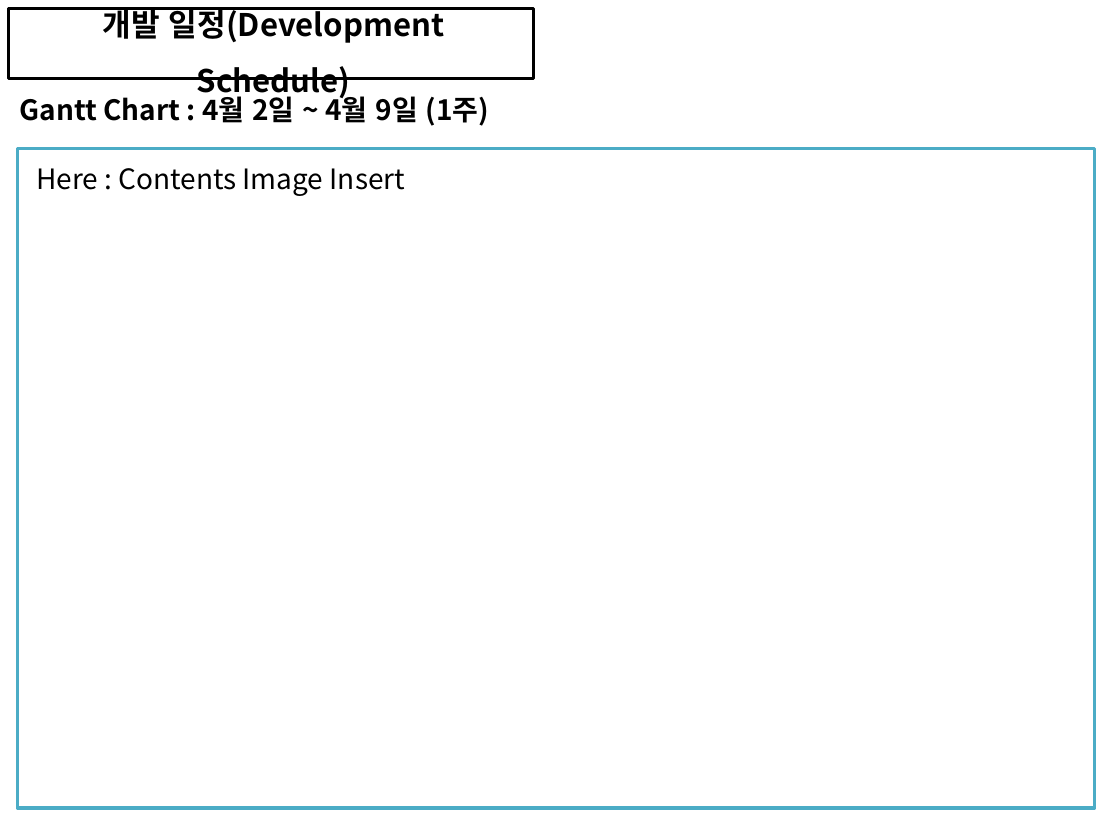
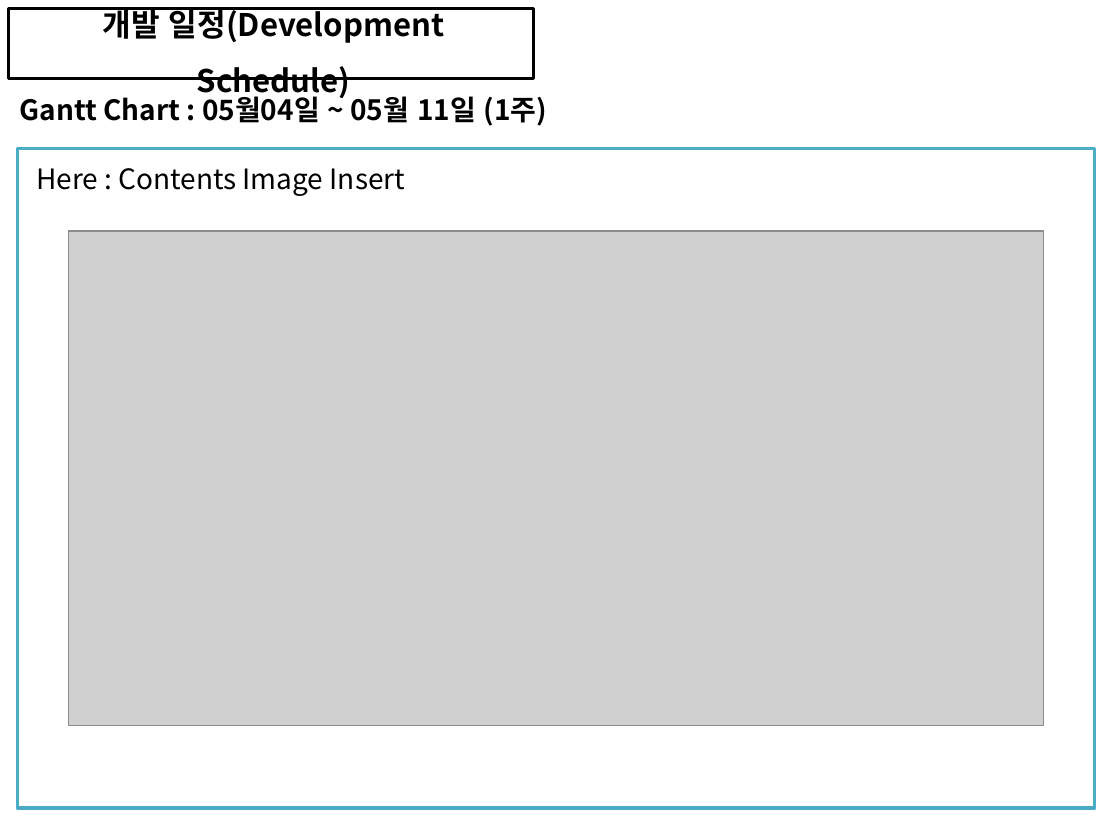
Before and after one commit to soh0256/5team, a slide deck: slide 1 of 개발 5팀 6차 미니 프로젝트/6) KOSMO_77기_개발 0팀_일정관리_형상관리_활용_종합보고서.pptx (slide 2 before the commit). Drawn at 1120x840 pixels with LibreOffice and Linux fonts; fonts in the diff are those of the drawing; grey boxes stand for pictures. Boxes give left, top, right and bottom in pixels: in the first picture for what was removed or moved away, otherwise in the second. Text is boxed around its words. In the diff, an @@ line names an element or a change of style, - is before the commit and + after.

```diff
--- a/개발 5팀 6차 미니 프로젝트/6) KOSMO_77기_개발 0팀_일정관리_형상관리_활용_종합보고서.pptx
+++ b/개발 5팀 6차 미니 프로젝트/6) KOSMO_77기_개발 0팀_일정관리_형상관리_활용_종합보고서.pptx
@@ text at bbox=[20, 92, 547, 126]: text changed @@
-Gantt Chart : 4월 2일 ~ 4월 9일 (1주)
+Gantt Chart : 05월04일 ~ 05월 11일 (1주)
@@ picture added at bbox=[68, 231, 1043, 726] @@
```
Also in this commit, not shown: 3 other slides changed, 1 slide added.
